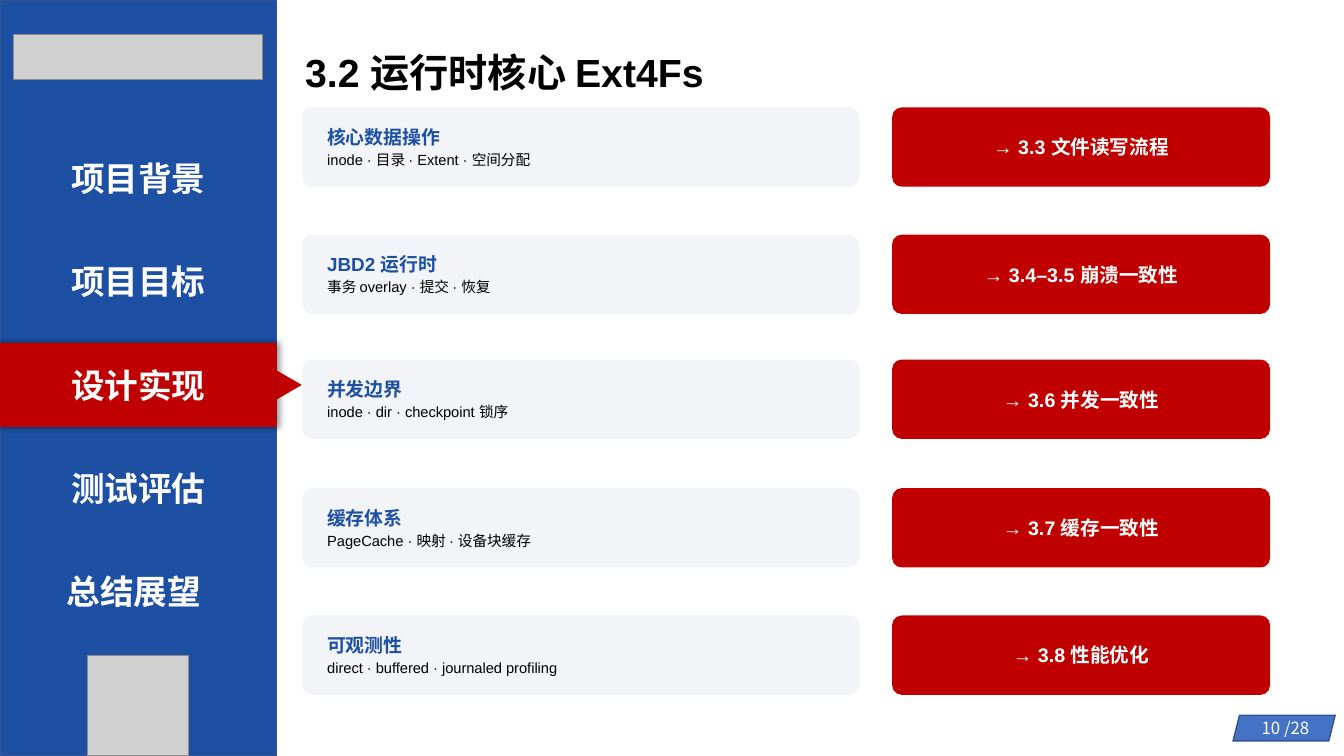
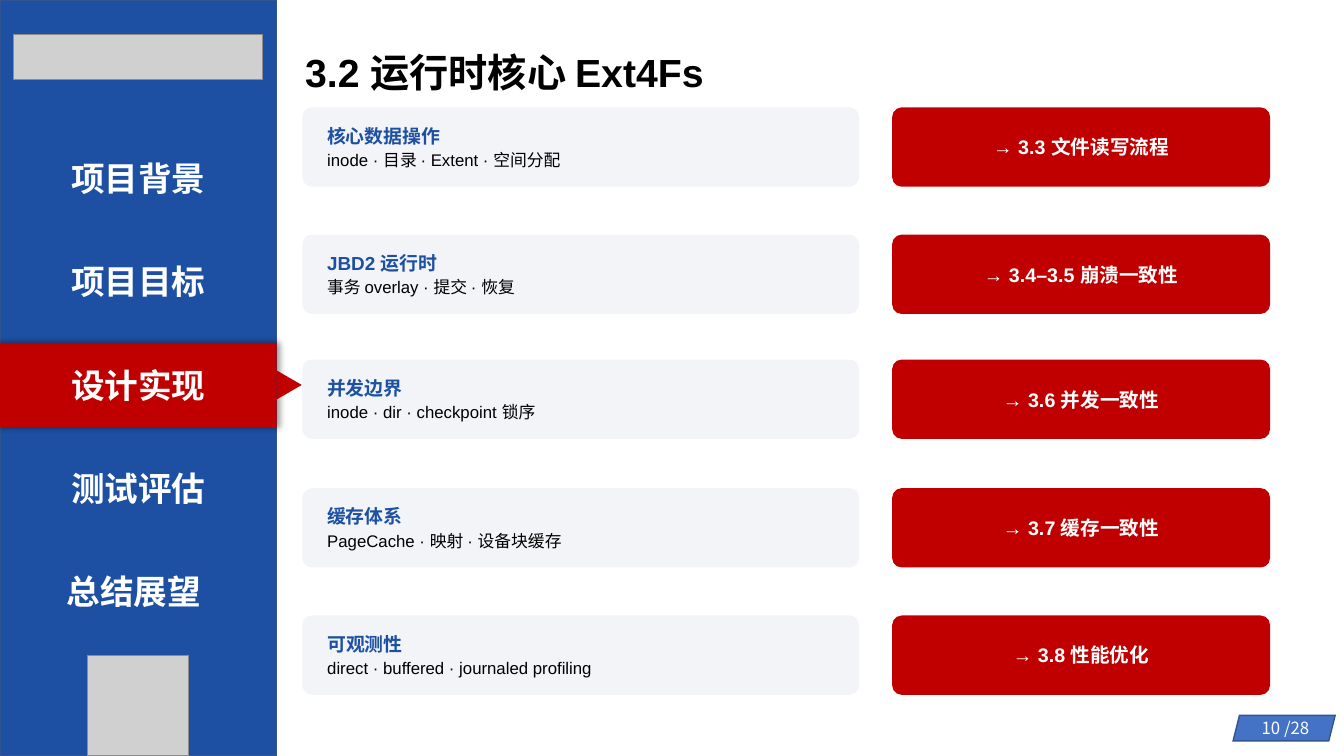
Before and after one commit to byliangg/os_com, a slide deck: slide 10 of 初赛幻灯片.pptx. Drawn at 1344x756 pixels with LibreOffice and Linux fonts; fonts in the diff are those of the drawing; grey boxes stand for pictures. Boxes give left, top, right and bottom in pixels: in the first picture for what was removed or moved away, otherwise in the second. Text is boxed around its words. In the diff, an @@ line names an element or a change of style, - is before the commit and + after.

```diff
--- a/初赛幻灯片.pptx
+++ b/初赛幻灯片.pptx
@@ text in rounded rectangle at [327, 152, 560, 168]: size 10.5 to 12 pt in "inode · 目录 · Extent · 空间分配" @@
@@ text in rounded rectangle at [327, 279, 515, 297]: size 10.5 to 12 pt in "事务 overlay · 提交 · 恢复" @@
@@ text in rounded rectangle at [327, 404, 536, 422]: size 10.5 to 12 pt in "inode · dir · checkpoint 锁序" @@
@@ text in rounded rectangle at [327, 533, 562, 551]: size 10.5 to 12 pt in "PageCache · 映射 · 设备块缓存" @@
@@ text in rounded rectangle at [327, 662, 592, 678]: size 10.5 to 12 pt in "direct · buffered · journaled profiling" @@
```
Also in this commit, not shown: 6 other slides changed, 2 other files.
